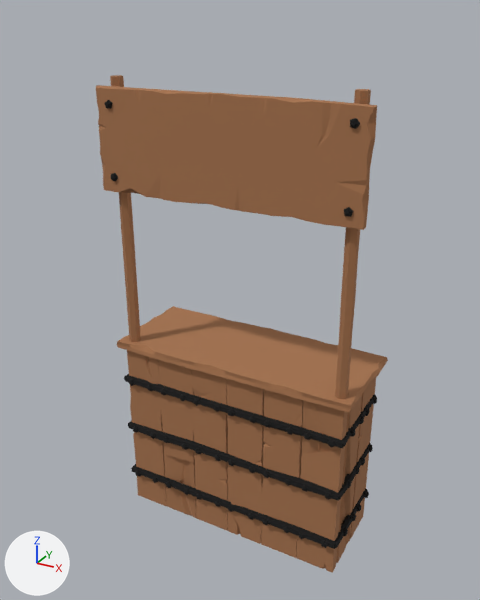
Renders of the glTF model blender/stand.glb from each side of a commit.
Rendered twice from a 50 mm camera at (14.2, -24.8, 21.3) aimed at (-0.4, 1.8, 8.0). Lighting does not change. The marker at lower left points along +X, +Y and +Z. The picture after the commit comes second. Where no turn or scale is listed for an object, it has been applied to the vertices. Vertices at exactly the same position are counted once.
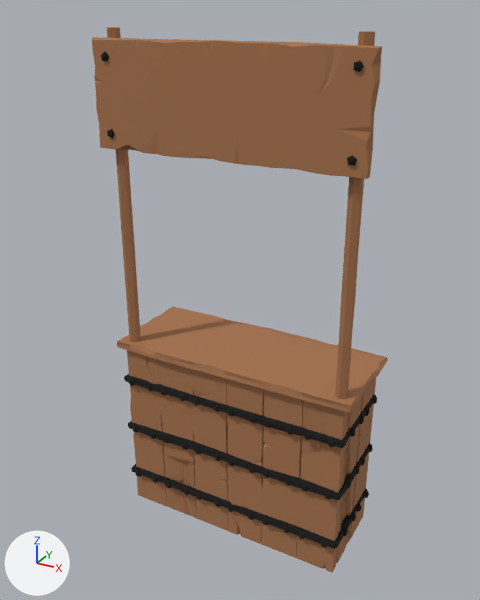
What differs and where, as boxes (x1, y1, x2, y2) in the pictures (480 x 600 px; the box of a moved part takes in the faces that stretch with it):
```json
{"object": "Cube.023", "change": "reshaped", "before": [96, 75, 388, 573], "after": [92, 27, 388, 573], "on screen": "10% taller"}
{"part": 1, "of": "me_cube_025", "change": "moved or reshaped", "before": [96, 85, 377, 230], "after": [92, 37, 382, 179]}
{"part": 2, "of": "me_cube_025", "change": "moved or reshaped", "before": [104, 100, 112, 109], "after": [101, 52, 109, 61]}
{"part": 3, "of": "me_cube_025", "change": "moved or reshaped", "before": [111, 173, 118, 181], "after": [107, 129, 115, 138]}
{"part": 4, "of": "me_cube_025", "change": "moved or reshaped", "before": [350, 118, 360, 129], "after": [354, 60, 364, 72]}
{"part": 5, "of": "me_cube_025", "change": "moved or reshaped", "before": [344, 207, 353, 217], "after": [347, 155, 357, 166]}
{"part": 6, "of": "me_cube_025", "change": "moved or reshaped", "before": [110, 75, 133, 222], "after": [107, 27, 133, 222]}
{"part": 7, "of": "me_cube_025", "change": "moved or reshaped", "before": [344, 89, 371, 263], "after": [344, 31, 375, 263]}
```

The change, as JSON lines over the scene's bpy script:
```json
{"block": "me_cube_025", "where": "# used by ob_cube_023; location = (0.0, -0.46, 15.71)"}
{"block": "me_cube_025", "where": "# before: 1192 (-5.7, 0.7, 2.8) at pixel (120, 75), 1194 (-5.4, 0.6, 2.8) at pixel (123, 75), 1196 (-5.4, 0.3, 2.8) at pixel (119, 76), 1198 (-5.7, 0.1, 2.8) at pixel (112, 76), 1200 (-5.9, 0.3, 2.8) at pixel (110, 75)"}
{"block": "me_cube_025", "where": "# before: 1202 (-6.0, 0.6, 2.8) at pixel (114, 75), 1207 (-5.7, 0.8, -2.2), 1208 (-5.7, 0.8, -0.6), 1209 (-5.7, 0.7, 1.1), 1210 (-5.4, 0.6, 1.1)"}
{"block": "me_cube_025", "where": "# before: 1211 (-5.5, 0.6, -0.6), 1212 (-5.4, 0.6, -2.2), 1217 (-5.5, 0.3, 1.1), 1218 (-5.5, 0.3, -0.6), 1219 (-5.4, 0.3, -2.2)"}
{"block": "me_cube_025", "where": "# before: 1224 (-5.7, 0.2, 1.1), 1225 (-5.7, 0.1, -0.6), 1226 (-5.7, 0.2, -2.2), 1231 (-5.9, 0.3, 1.1), 1232 (-5.9, 0.3, -0.6)"}
{"block": "me_cube_025", "where": "# before: 1233 (-5.9, 0.3, -2.2), 1238 (-5.9, 0.6, 1.1), 1239 (-6.0, 0.6, -0.6), 1240 (-6.0, 0.6, -2.2)"}
{"block": "me_cube_025", "where": "# before: 1246 (5.8, 0.7, 2.8) at pixel (365, 89), 1248 (5.5, 0.6, 2.8) at pixel (357, 88), 1250 (5.5, 0.3, 2.8) at pixel (354, 89), 1252 (5.8, 0.1, 2.8) at pixel (360, 90), 1254 (6.0, 0.3, 2.8) at pixel (368, 90)"}
{"block": "me_cube_025", "where": "# before: 1256 (6.1, 0.6, 2.8) at pixel (371, 89), 1261 (5.8, 0.8, -2.2), 1262 (5.8, 0.8, -0.6), 1263 (5.8, 0.7, 1.1), 1264 (5.5, 0.6, 1.1)"}
{"block": "me_cube_025", "where": "# before: 1265 (5.6, 0.6, -0.6), 1266 (5.5, 0.6, -2.2), 1271 (5.6, 0.3, 1.1), 1272 (5.6, 0.3, -0.6), 1273 (5.5, 0.3, -2.2)"}
{"block": "me_cube_025", "where": "# before: 1278 (5.8, 0.2, 1.1), 1279 (5.8, 0.1, -0.6), 1280 (5.8, 0.2, -2.2), 1285 (6.0, 0.3, 1.1), 1286 (6.0, 0.3, -0.6)"}
{"block": "me_cube_025", "where": "# before: 1287 (6.0, 0.3, -2.2), 1292 (6.0, 0.6, 1.1), 1293 (6.1, 0.6, -0.6), 1294 (6.1, 0.6, -2.2)"}
{"op": "remove", "block": "me_cube_025", "code": "me_cube_025.from_pydata(...)  # 2885 vertices, 5422 faces; spans x -6.6..6.6, y -0.3..5.1, z -20.7..2.8"}
{"op": "add", "block": "me_cube_025", "code": "me_cube_025.from_pydata(...)  # 2885 vertices, 5422 faces; spans x -6.6..6.6, y -0.3..5.1, z -20.7..4.8"}
{"block": "me_cube_025", "change": "me_cube_025 part 1: the loose piece of 414 vertices spanning x -6.6..6.6, y -0.2..0.2, z -2.4..2.4 is moved by (0.0, 0.0, 2.0)"}
{"block": "me_cube_025", "change": "me_cube_025 part 2: the loose piece of 20 vertices spanning x -5.9..-5.5, y -0.3..-0.1, z 1.5..1.9 is moved by (0.0, 0.0, 2.0)"}
{"block": "me_cube_025", "change": "me_cube_025 part 3: the loose piece of 20 vertices spanning x -5.9..-5.5, y -0.3..-0.1, z -1.8..-1.4 is moved by (0.0, 0.0, 2.0)"}
{"block": "me_cube_025", "change": "me_cube_025 part 4: the loose piece of 20 vertices spanning x 5.6..6.0, y -0.3..-0.1, z 1.5..1.9 is moved by (0.0, 0.0, 2.0)"}
{"block": "me_cube_025", "change": "me_cube_025 part 5: the loose piece of 20 vertices spanning x 5.6..6.0, y -0.3..-0.1, z -1.9..-1.5 is moved by (0.0, 0.0, 2.0)"}
{"block": "me_cube_025", "change": "me_cube_025 part 6"}
{"op": "add", "block": "me_cube_025", "code": "for i in [1192, 1194, 1196, 1198, 1200, 1202, *range(1207, 1213), 1217, 1218, 1219, 1224, 1225, 1226, 1231, 1232, 1233, 1238, 1239, 1240]: me_cube_025.vertices[i].co += Vector((0.0, 0.0, 2.0))"}
{"block": "me_cube_025", "change": "me_cube_025 part 7"}
{"op": "add", "block": "me_cube_025", "code": "for i in [1246, 1248, 1250, 1252, 1254, 1256, *range(1261, 1267), 1271, 1272, 1273, 1278, 1279, 1280, 1285, 1286, 1287, 1292, 1293, 1294]: me_cube_025.vertices[i].co += Vector((0.0, 0.0, 2.0))"}
```
